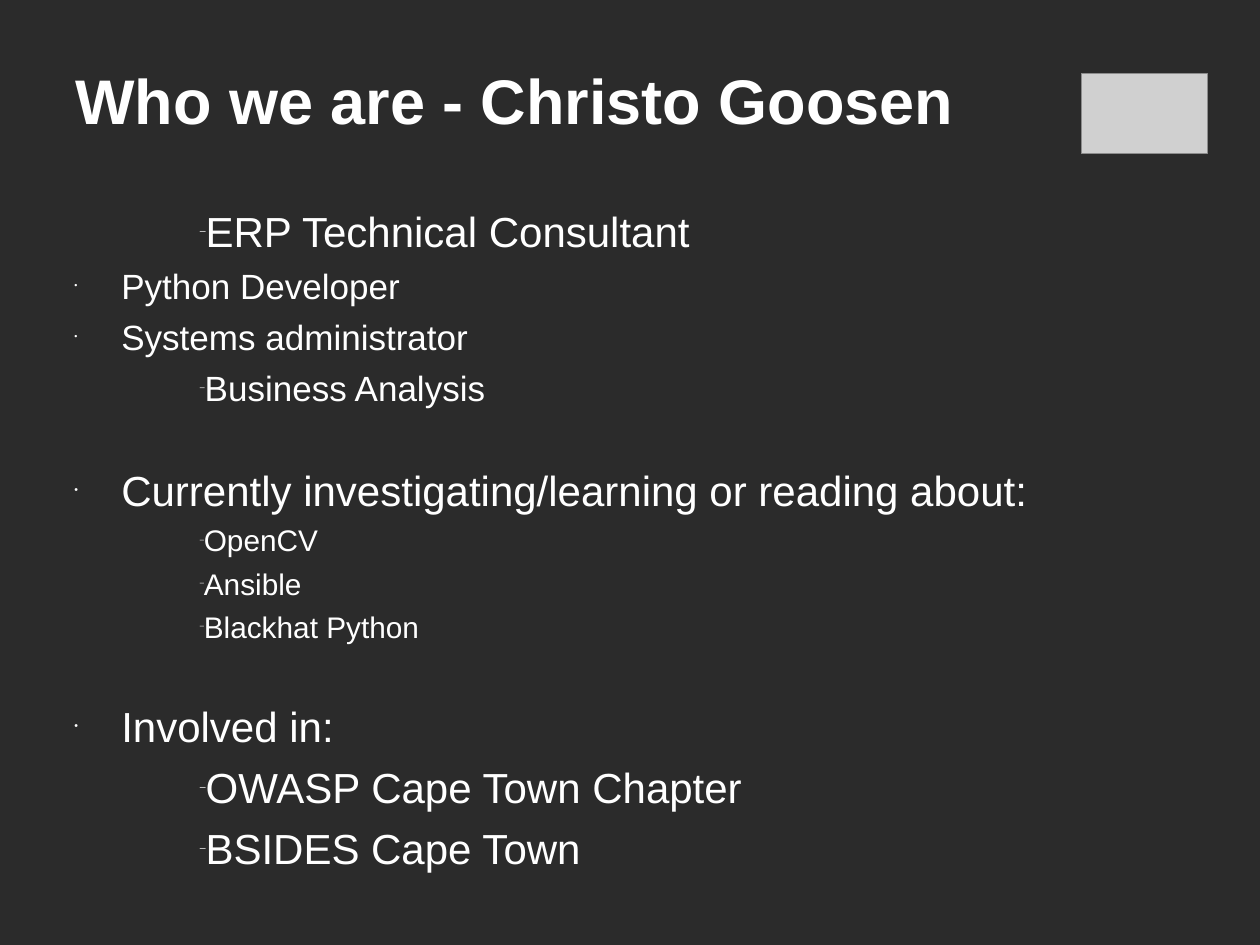
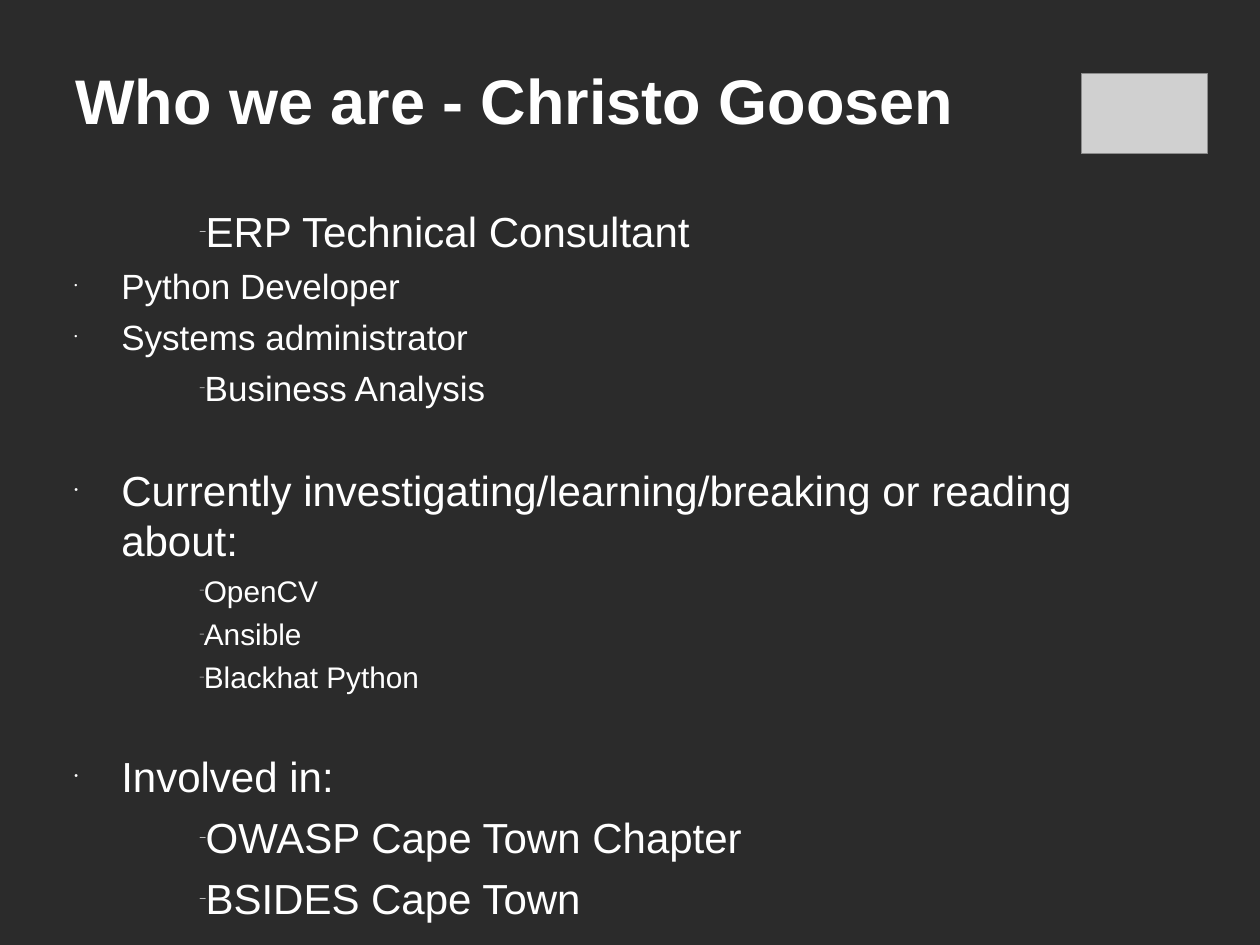
Before and after one commit to c-goosen/ctpug_11_july, a slide deck: slide 4 of Presentation/ctpug-odoo-11_july.ppt. Drawn at 1260x945 pixels with LibreOffice and Linux fonts; fonts in the diff are those of the drawing; grey boxes stand for pictures; background and template pictures are left out; a plain dark background stands for a picture behind light text. Boxes give left, top, right and bottom in pixels: in the first picture for what was removed or moved away, otherwise in the second. Text is boxed around its words. In the diff, an @@ line names an element or a change of style, - is before the commit and + after.

```diff
--- a/Presentation/ctpug-odoo-11_july.ppt
+++ b/Presentation/ctpug-odoo-11_july.ppt
@@ text at box(121, 475, 1071, 557): text changed @@
-• Currently investigating/learning or reading about:
+• Currently investigating/learning/breaking or reading about:
```
Also in this commit, not shown: 2 other slides changed, 3 slides added.
